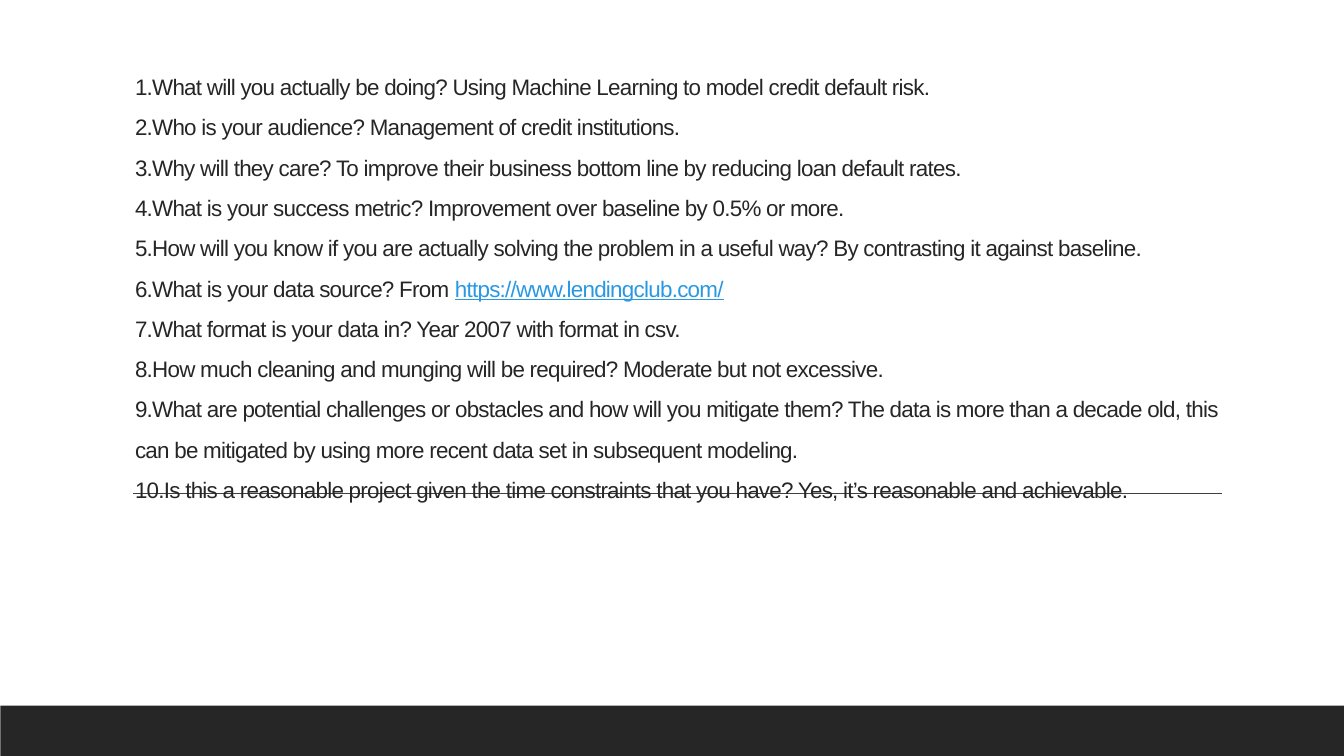
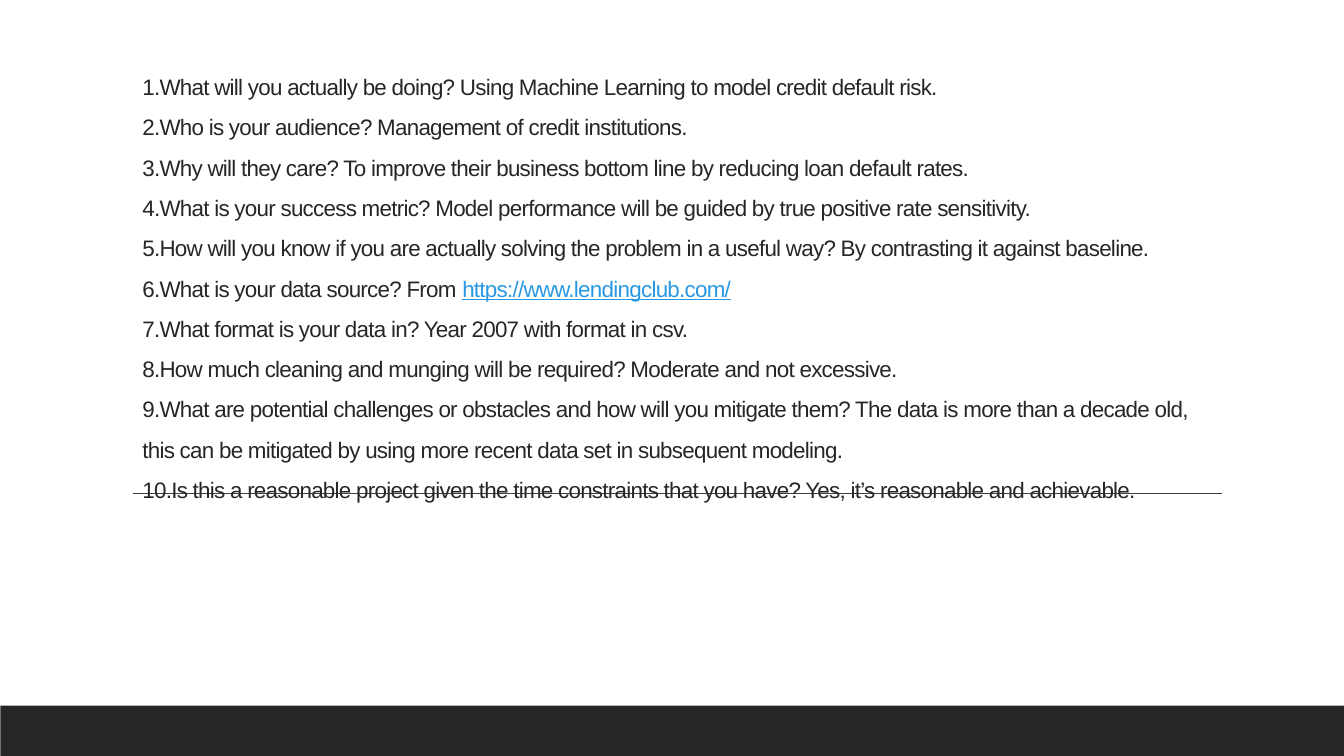
Before and after one commit to Choc91/General-Assembly-Capstone, a slide deck: slide 3 of Credit Risk Capstone Project.pptx. Drawn at 1344x756 pixels with LibreOffice and Linux fonts; fonts in the diff are those of the drawing. Boxes give left, top, right and bottom in pixels: in the first picture for what was removed or moved away, otherwise in the second. Text is boxed around its words. In the diff, an @@ line names an element or a change of style, - is before the commit and + after.

```diff
--- a/Credit Risk Capstone Project.pptx
+++ b/Credit Risk Capstone Project.pptx
@@ title at box(142, 78, 1189, 503): text changed @@
-1.What will you actually be doing? Using Machine Learning to model credit default risk.
-2.Who is your audience? Management of credit institutions.
-3.Why will they care? To improve their business bottom line by reducing loan default rates.
-4.What is your success metric? Improvement over baseline by 0.5% or more.
-5.How will you know if you are actually solving the problem in a useful way? By contrasting it against baseline.
-6.What is your data source? From https://www.lendingclub.com/
-7.What format is your data in? Year 2007 with format in csv.
-8.How much cleaning and munging will be required? Moderate but not excessive.
-9.What are potential challenges or obstacles and how will you mitigate them? The data is more than a decade old, this can be mitigated by using more recent data set in subsequent modeling.
-10.Is this a reasonable project given the time constraints that you have? Yes, it’s reasonable and achievable.
+1.What will you actually be doing? Using Machine Learning to model credit default risk.
+2.Who is your audience? Management of credit institutions.
+3.Why will they care? To improve their business bottom line by reducing loan default rates.
+4.What is your success metric? Model performance will be guided by true positive rate sensitivity.
+5.How will you know if you are actually solving the problem in a useful way? By contrasting it against baseline.
+6.What is your data source? From https://www.lendingclub.com/
+7.What format is your data in? Year 2007 with format in csv.
+8.How much cleaning and munging will be required? Moderate and not excessive.
+9.What are potential challenges or obstacles and how will you mitigate them? The data is more than a decade old, this can be mitigated by using more recent data set in subsequent modeling.
+10.Is this a reasonable project given the time constraints that you have? Yes, it’s reasonable and achievable.
```
